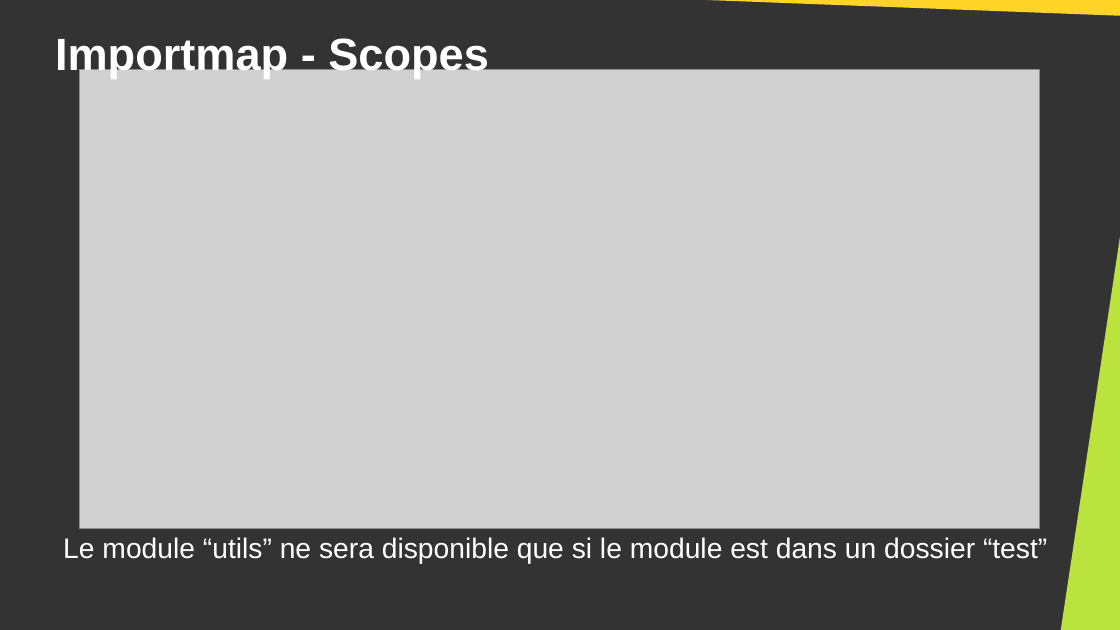
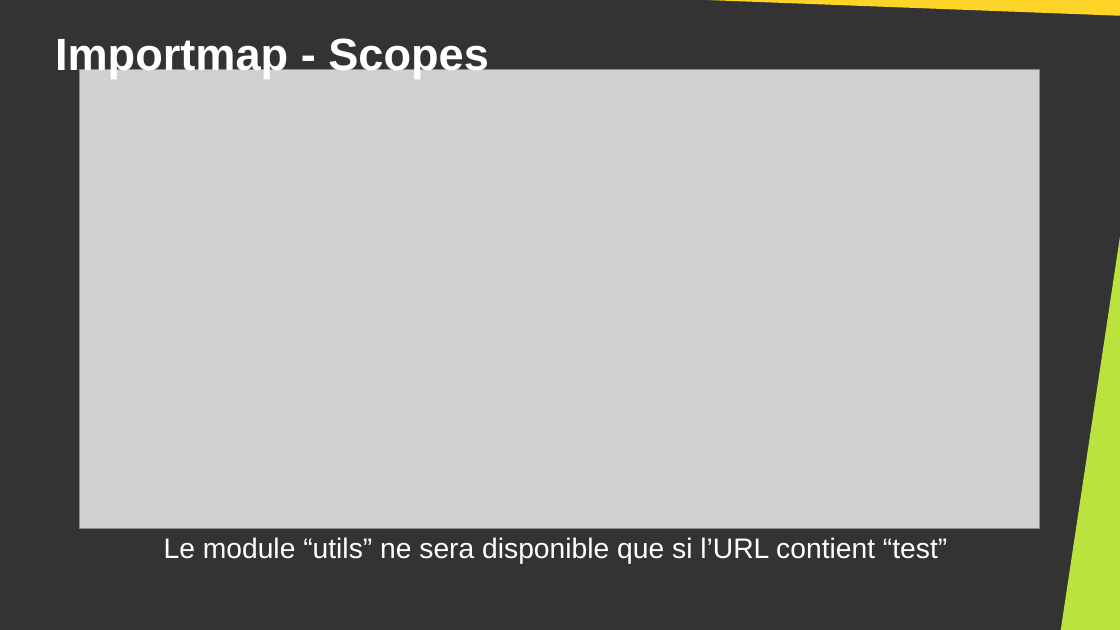
Before and after one commit to DanYellow/cours, a slide deck: slide 15 of developpement-web-et-dispositif-interactif-s6/travaux-pratiques/numero-3/presentation.odp (slide 12 before the commit). Drawn at 1120x630 pixels with LibreOffice and Linux fonts; fonts in the diff are those of the drawing; grey boxes stand for pictures. Boxes give left, top, right and bottom in pixels: in the first picture for what was removed or moved away, otherwise in the second. Text is boxed around its words. In the diff, an @@ line names an element or a change of style, - is before the commit and + after.

```diff
--- a/developpement-web-et-dispositif-interactif-s6/travaux-pratiques/numero-3/presentation.odp
+++ b/developpement-web-et-dispositif-interactif-s6/travaux-pratiques/numero-3/presentation.odp
@@ text at (164,537,947,564): text changed @@
-Le module “utils” ne sera disponible que si le module est dans un dossier “test”
+Le module “utils” ne sera disponible que si l’URL contient “test”
```
Also in this commit, not shown: 8 other slides changed, 4 slides added, 1 other file.
